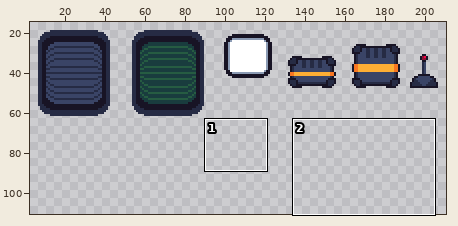
Edited in one commit: pixel-art file (Assets/Sprites/WIP - aseprite/drafts.aseprite). The picture above shows the old version from afar; the outline marks the close-up.
Close-up. The starting point:
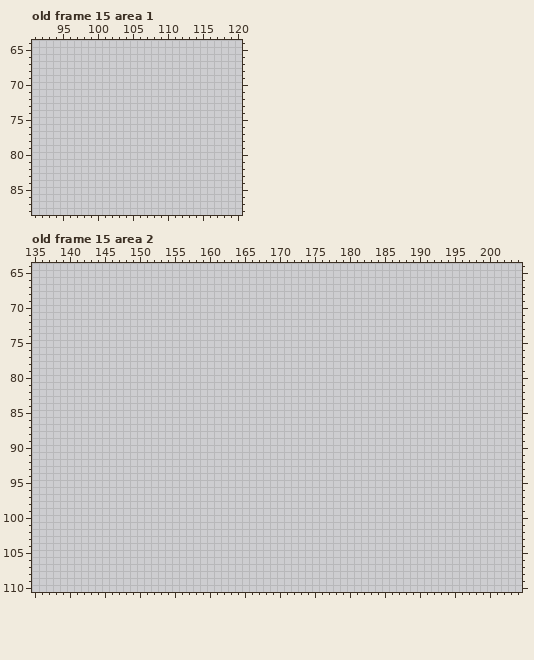
256x256 pixels, 48 frames. Colours within 5 levels of each other are drawn and written as one. Shown: old frame 15 area 1: x 91..120, y 64..88; old frame 15 area 2: x 135..204, y 64..110. The wide view leaves out empty margins. The commit also changed other frames or places, which this record leaves out.
The same view after the edit:
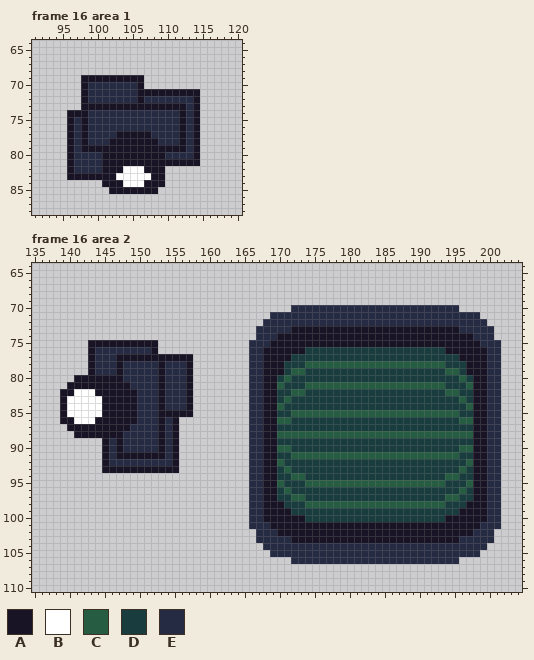
Palette (. is transparent): A #181425  B #ffffff  C #265c42  D #193c3e  E #262b44
A new or re-ordered frame is compared with the old frame closest to it.
Change:
frames 48 -> 51
Frame 16 area 1 is new; against old frame 15, layer "Layer 1":
y 69: x 98..106 ......... -> AAAAAAAAA
y 70: x 98..106 ......... -> AEEEEEEEA
y 71: x 98..114 ................. -> AEEEEEEEAAAAAAAAA
y 72: x 98..114 ................. -> AEEEEEEEAEEEEEEEA
y 73: x 98..114 ................. -> AAAAAAAAAAAAAAAEA
y 74: x 96..114 ................... -> AAAEEEEEEEEEEEEEAEA
y 75..76: x 96..114 ................... -> AEAEEEEEEEEEEEEEAEA
y 77: x 96..114 ................... -> AEAEEEEAAAAAEEEEAEA
y 78: x 96..114 ................... -> AEAEEEAAAAAAAEEEAEA
y 79: x 96..114 ................... -> AEAAAAAAAAAAAAAAAEA
y 80: x 96..114 ................... -> AEEEEAAAAAAAAAEEEEA
y 81: x 96..114 ................... -> AEEEEAAAAAAAAAAAAAA
y 82: x 96..109 .............. -> AEEEEAAABBBAAA
y 83: x 96..109 .............. -> AAAAAAABBBBBAA
y 84: x 101..109 ......... -> AAABBBAAA
y 85: x 102..108 ....... -> AAAAAAA
Frame 16 area 2 is new; against old frame 15, layer "Layer 1":
y 70: x 172..195 ........................ -> EEEEEEEEEEEEEEEEEEEEEEEE
y 71: x 169..198 .............................. -> EEEEEEEEEEEEEEEEEEEEEEEEEEEEEE
y 72: x 168..199 ................................ -> EEEEEEEEEEEEEEEEEEEEEEEEEEEEEEEE
y 73: x 167..200 .................................. -> EEEEEAAAAAAAAAAAAAAAAAAAAAAAAEEEEE
y 74: x 167..200 .................................. -> EEEAAAAAAAAAAAAAAAAAAAAAAAAAAAAEEE
y 75: x 143..152 .......... -> AAAAAAAAAA; x 166..201 .................................... -> EEEAAAAAAAAAAAAAAAAAAAAAAAAAAAAAAEEE
y 76: x 143..152 .......... -> AEEEEEEEEA; x 166..201 .................................... -> EEAAAAAADDDDDDDDDDDDDDDDDDDDAAAAAAEE
y 77: x 143..157 ............... -> AEEEAAAAAAAAAAA; x 166..201 .................................... -> EEAAAADDDDDDDDDDDDDDDDDDDDDDDDAAAAEE
y 78: x 143..157 ............... -> AEEEAEEEEEAEEEA; x 166..201 .................................... -> EEAAADDDCCCCCCCCCCCCCCCCCCCCDDDAAAEE
y 79: x 143..157 ............... -> AEEEAEEEEEAEEEA; x 166..201 .................................... -> EEAAADCCDDDDDDDDDDDDDDDDDDDDCCDAAAEE
y 80: x 141..157 ................. -> AAAAAAAEEEEEAEEEA; x 166..201 .................................... -> EEAADCDDDDDDDDDDDDDDDDDDDDDDDDCDAAEE
y 81: x 140..157 .................. -> AAAAAAAAAEEEEAEEEA; x 166..201 .................................... -> EEAACDDDCCCCCCCCCCCCCCCCCCCCDDDCAAEE
y 82: x 139..157 ................... -> AABBBAAAAAAEEEAEEEA; x 166..201 .................................... -> EEAADDCCDDDDDDDDDDDDDDDDDDDDCCDDAAEE
y 83: x 139..157 ................... -> ABBBBBAAAAAEEEAEEEA; x 166..201 .................................... -> EEAADCDDDDDDDDDDDDDDDDDDDDDDDDCDAAEE
y 84: x 139..157 ................... -> ABBBBBAAAAAEEEAEEEA; x 166..201 .................................... -> EEAACDDDDDDDDDDDDDDDDDDDDDDDDDDCAAEE
y 85: x 139..157 ................... -> ABBBBBAAAAAEEEAAAAA; x 166..201 .................................... -> EEAADDCCCCCCCCCCCCCCCCCCCCCCCCDDAAEE
y 86: x 139..155 ................. -> AABBBAAAAAAEEEAEA; x 166..201 .................................... -> EEAACCDDDDDDDDDDDDDDDDDDDDDDDDCCAAEE
y 87: x 140..155 ................ -> AAAAAAAAAEEEEAEA; x 166..201 .................................... -> EEAADDDDDDDDDDDDDDDDDDDDDDDDDDDDAAEE
y 88: x 141..155 ............... -> AAAAAAAEEEEEAEA; x 166..201 .................................... -> EEAACCCCCCCCCCCCCCCCCCCCCCCCCCCCAAEE
y 89: x 145..155 ........... -> AEAEEEEEAEA; x 166..201 .................................... -> EEAADDDDDDDDDDDDDDDDDDDDDDDDDDDDAAEE
y 90: x 145..155 ........... -> AEAEEEEEAEA; x 166..201 .................................... -> EEAACCDDDDDDDDDDDDDDDDDDDDDDDDCCAAEE
y 91: x 145..155 ........... -> AEAAAAAAAEA; x 166..201 .................................... -> EEAADDCCCCCCCCCCCCCCCCCCCCCCCCDDAAEE
y 92: x 145..155 ........... -> AEEEEEEEEEA; x 166..201 .................................... -> EEAACDDDDDDDDDDDDDDDDDDDDDDDDDDCAAEE
y 93: x 145..155 ........... -> AAAAAAAAAAA; x 166..201 .................................... -> EEAADCDDDDDDDDDDDDDDDDDDDDDDDDCDAAEE
y 94: x 166..201 .................................... -> EEAADDCCDDDDDDDDDDDDDDDDDDDDCCDDAAEE
y 95: x 166..201 .................................... -> EEAACDDDCCCCCCCCCCCCCCCCCCCCDDDCAAEE
y 96: x 166..201 .................................... -> EEAADCDDDDDDDDDDDDDDDDDDDDDDDDCDAAEE
y 97: x 166..201 .................................... -> EEAADDCCDDDDDDDDDDDDDDDDDDDDCCDDAAEE
y 98: x 166..201 .................................... -> EEAAADDDCCCCCCCCCCCCCCCCCCCCDDDAAAEE
y 99: x 166..201 .................................... -> EEAAAADDDDDDDDDDDDDDDDDDDDDDDDAAAAEE
y 100: x 166..201 .................................... -> EEAAAAAADDDDDDDDDDDDDDDDDDDDAAAAAAEE
y 101: x 166..201 .................................... -> EEEAAAAAAAAAAAAAAAAAAAAAAAAAAAAAAEEE
y 102: x 167..200 .................................. -> EEEAAAAAAAAAAAAAAAAAAAAAAAAAAAAEEE
y 103: x 167..200 .................................. -> EEEEEAAAAAAAAAAAAAAAAAAAAAAAAEEEEE
y 104: x 168..199 ................................ -> EEEEEEEEEEEEEEEEEEEEEEEEEEEEEEEE
y 105: x 169..198 .............................. -> EEEEEEEEEEEEEEEEEEEEEEEEEEEEEE
y 106: x 172..195 ........................ -> EEEEEEEEEEEEEEEEEEEEEEEE
Where, in picture pixels (left, top, right, bottom), the same in both close-ups:
added: (67, 75, 200, 194)
added: (249, 305, 501, 564)
added: (60, 340, 193, 473)
